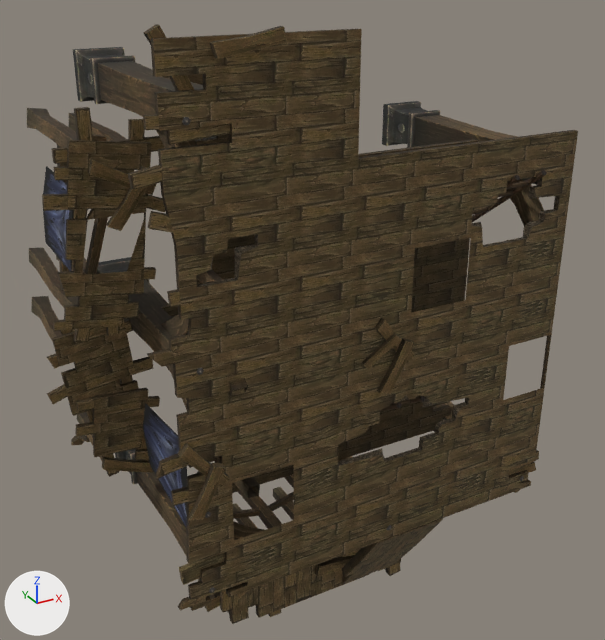
Renders of the OBJ model sceneobjs/juqing_yewai_564/juqing_yewai_564_zhucheng04.obj from each side of a commit.
The view is the same before and after, from a 50 mm lens placed at (-760.0, -1705.0, 763.0), pointed at (31.0, -266.0, 44.0). The axes (+X, +Y, +Z) are drawn at lower left. The lights are the same throughout. Where no turn or scale is listed for an object, it has been applied to the vertices. Vertices at the same position are counted once.

Script lines for the objects in view, before the commit:
```python
ob_juqing_yewai_564_zhucheng04 = bpy.data.objects.new('juqing_yewai_564_zhucheng04', me_juqing_yewai_564_zhucheng04)
ob_juqing_yewai_564_zhucheng04.location = (0.0, 0.0, 0.0)
```
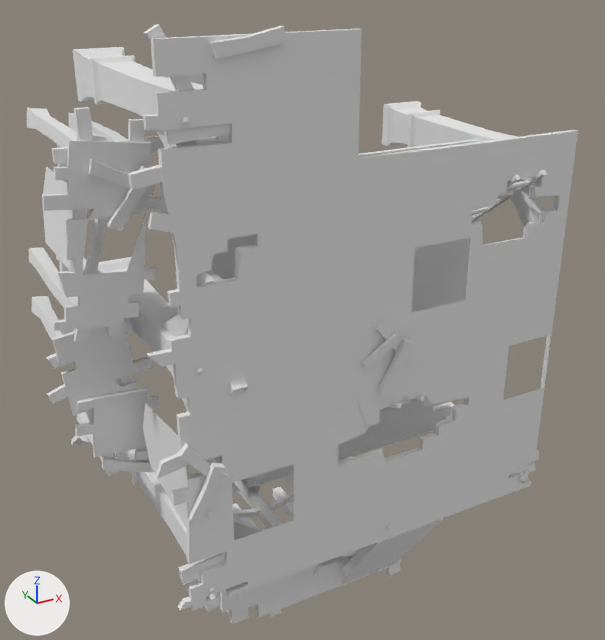
Pixel boxes (x1, y1, x2, y2) of what changed, in the pictures (605 x 640 px):
part 1 of me_juqing_yewai_564_zhucheng04, recoloured (brown to grey): (44, 29, 578, 624) in both
part 2 of me_juqing_yewai_564_zhucheng04, recoloured: (27, 47, 544, 613) in both
part 3 of me_juqing_yewai_564_zhucheng04, recoloured (black to grey): (182, 117, 524, 593) in both
part 4 of me_juqing_yewai_564_zhucheng04, recoloured: (42, 166, 187, 528) in both
part 5 of me_juqing_yewai_564_zhucheng04, recoloured (brown to grey): (42, 29, 577, 623) in both
part 6 of me_juqing_yewai_564_zhucheng04, recoloured (black to grey): (380, 170, 547, 411) in both
part 7 of me_juqing_yewai_564_zhucheng04, recoloured (brown to grey): (398, 180, 529, 405) in both
part 8 of me_juqing_yewai_564_zhucheng04, recoloured (black to grey): (162, 74, 478, 493) in both
part 9 of me_juqing_yewai_564_zhucheng04, recoloured (brown to grey): (197, 178, 560, 466) in both
part 10 of me_juqing_yewai_564_zhucheng04, recoloured (brown to grey): (47, 24, 539, 612) in both
part 11 of me_juqing_yewai_564_zhucheng04, recoloured (brown to grey): (179, 248, 451, 585) in both
part 12 of me_juqing_yewai_564_zhucheng04, recoloured (brown to grey): (234, 219, 567, 585) in both
part 13 of me_juqing_yewai_564_zhucheng04, recoloured (brown to grey): (161, 119, 545, 573) in both

Patch to the scene script:
```diff
--- a/sceneobjs/juqing_yewai_564/juqing_yewai_564_zhucheng04.obj.py
+++ b/sceneobjs/juqing_yewai_564/juqing_yewai_564_zhucheng04.obj.py
@@ mat_material_12_1 @@
+mat_material_12_1 = principled_material('material_12')
+mat_material_12_1.base_color = (0.8, 0.8, 0.8)  # white #e7e7e7
+mat_material_12_1.roughness = 1.0
@@ mat_material_3_1 @@
+mat_material_3_1 = principled_material('material_3')
+mat_material_3_1.base_color = (0.8, 0.8, 0.8)  # white #e7e7e7
+mat_material_3_1.roughness = 1.0
@@ mat_material_8_1 @@
+mat_material_8_1 = principled_material('material_8')
+mat_material_8_1.base_color = (0.8, 0.8, 0.8)  # white #e7e7e7
+mat_material_8_1.roughness = 1.0
@@ mat_material_13_1 @@
+mat_material_13_1 = principled_material('material_13')
+mat_material_13_1.base_color = (0.8, 0.8, 0.8)  # white #e7e7e7
+mat_material_13_1.roughness = 1.0
@@ mat_material_10_1 @@
+mat_material_10_1 = principled_material('material_10')
+mat_material_10_1.base_color = (0.8, 0.8, 0.8)  # white #e7e7e7
+mat_material_10_1.roughness = 1.0
@@ mat_material_11_1 @@
+mat_material_11_1 = principled_material('material_11')
+mat_material_11_1.base_color = (0.8, 0.8, 0.8)  # white #e7e7e7
+mat_material_11_1.roughness = 1.0
@@ mat_material_9_1 @@
+mat_material_9_1 = principled_material('material_9')
+mat_material_9_1.base_color = (0.8, 0.8, 0.8)  # white #e7e7e7
+mat_material_9_1.roughness = 1.0
@@ mat_material_5_1 @@
+mat_material_5_1 = principled_material('material_5')
+mat_material_5_1.base_color = (0.8, 0.8, 0.8)  # white #e7e7e7
+mat_material_5_1.roughness = 1.0
@@ mat_material_2_1 @@
+mat_material_2_1 = principled_material('material_2')
+mat_material_2_1.base_color = (0.8, 0.8, 0.8)  # white #e7e7e7
+mat_material_2_1.roughness = 1.0
@@ mat_material_14_1 @@
+mat_material_14_1 = principled_material('material_14')
+mat_material_14_1.base_color = (0.8, 0.8, 0.8)  # white #e7e7e7
+mat_material_14_1.roughness = 1.0
@@ mat_material_1_1 @@
+mat_material_1_1 = principled_material('material_1')
+mat_material_1_1.base_color = (0.8, 0.8, 0.8)  # white #e7e7e7
+mat_material_1_1.roughness = 1.0
@@ mat_material_4_1 @@
+mat_material_4_1 = principled_material('material_4')
+mat_material_4_1.base_color = (0.8, 0.8, 0.8)  # white #e7e7e7
+mat_material_4_1.roughness = 1.0
@@ mat_material_7_1 @@
+mat_material_7_1 = principled_material('material_7')
+mat_material_7_1.base_color = (0.8, 0.8, 0.8)  # white #e7e7e7
+mat_material_7_1.roughness = 1.0
@@ me_juqing_yewai_564_zhucheng04 @@
 me_juqing_yewai_564_zhucheng04.from_pydata(...)  # 2489 vertices, 3414 faces; spans x -508.0..518.0, y -555.0..7.0, z -672.0..670.0
+# me_juqing_yewai_564_zhucheng04 part 1: all 304 faces that had it switch from mat_material_1 (picture img_juqing_yewai_564_zhucheng04_01_png) to mat_material_1_1 (white #e7e7e7)
+# me_juqing_yewai_564_zhucheng04 part 2: all 1234 faces that had it switch from mat_material_2 (picture img_juqing_yewai_564_zhucheng04_02_png) to mat_material_2_1 (white #e7e7e7)
+# me_juqing_yewai_564_zhucheng04 part 3: all 72 faces that had it switch from mat_material_3 (picture img_juqing_yewai_564_zhucheng04_03_png) to mat_material_3_1 (white #e7e7e7)
+# me_juqing_yewai_564_zhucheng04 part 4: all 16 faces that had it switch from mat_material_4 (picture img_juqing_yewai_564_zhucheng04_04_png) to mat_material_4_1 (white #e7e7e7)
+# me_juqing_yewai_564_zhucheng04 part 5: all 720 faces that had it switch from mat_material_5 (picture img_juqing_yewai_564_zhucheng04_05_png) to mat_material_5_1 (white #e7e7e7)
+# me_juqing_yewai_564_zhucheng04 part 6: all 72 faces that had it switch from mat_material_7 (picture img_juqing_yewai_564_zhucheng04_07_png) to mat_material_7_1 (white #e7e7e7)
+# me_juqing_yewai_564_zhucheng04 part 7: all 120 faces that had it switch from mat_material_8 (picture img_juqing_yewai_564_zhucheng04_08_png) to mat_material_8_1 (white #e7e7e7)
+# me_juqing_yewai_564_zhucheng04 part 8: all 123 faces that had it switch from mat_material_9 (picture img_juqing_yewai_564_zhucheng04_09_png) to mat_material_9_1 (white #e7e7e7)
+# me_juqing_yewai_564_zhucheng04 part 9: all 215 faces that had it switch from mat_material_10 (picture img_juqing_yewai_564_zhucheng04_10_png) to mat_material_10_1 (white #e7e7e7)
+# me_juqing_yewai_564_zhucheng04 part 10: all 432 faces that had it switch from mat_material_11 (picture img_juqing_yewai_564_zhucheng04_11_png) to mat_material_11_1 (white #e7e7e7)
+# me_juqing_yewai_564_zhucheng04 part 11: all 22 faces that had it switch from mat_material_12 (picture img_juqing_yewai_564_zhucheng04_12_png) to mat_material_12_1 (white #e7e7e7)
+# me_juqing_yewai_564_zhucheng04 part 12: all 39 faces that had it switch from mat_material_13 (picture img_juqing_yewai_564_zhucheng04_13_png) to mat_material_13_1 (white #e7e7e7)
+# me_juqing_yewai_564_zhucheng04 part 13: all 45 faces that had it switch from mat_material_14 (picture img_juqing_yewai_564_zhucheng04_14_png) to mat_material_14_1 (white #e7e7e7)
```
